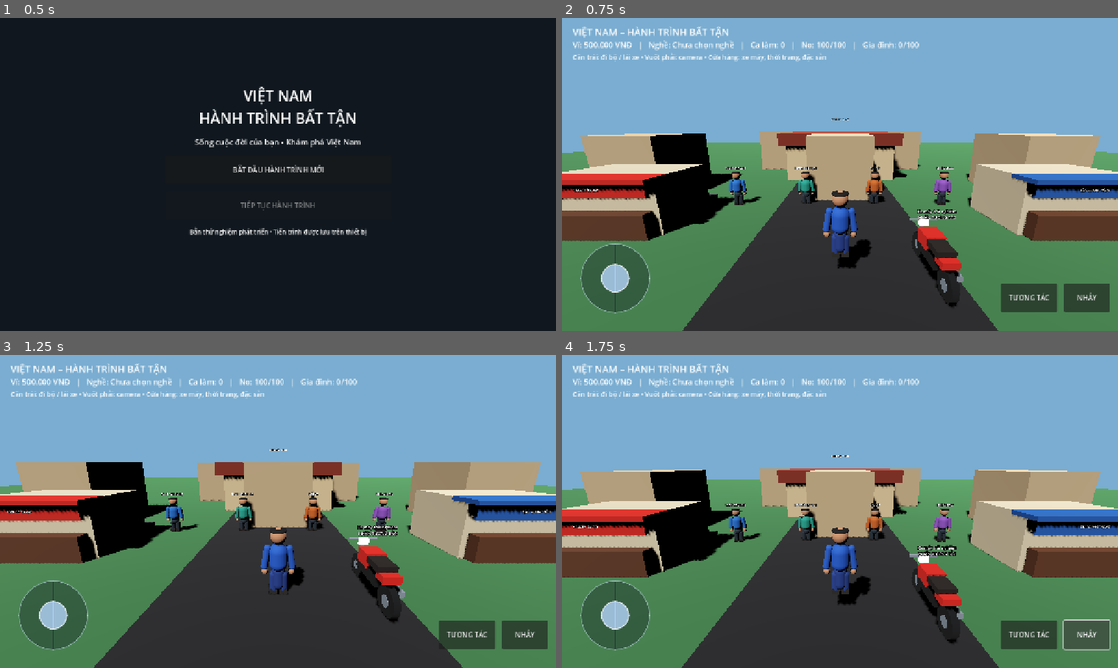
Above: before the commit, frames 1-4 (two rows, left to right).
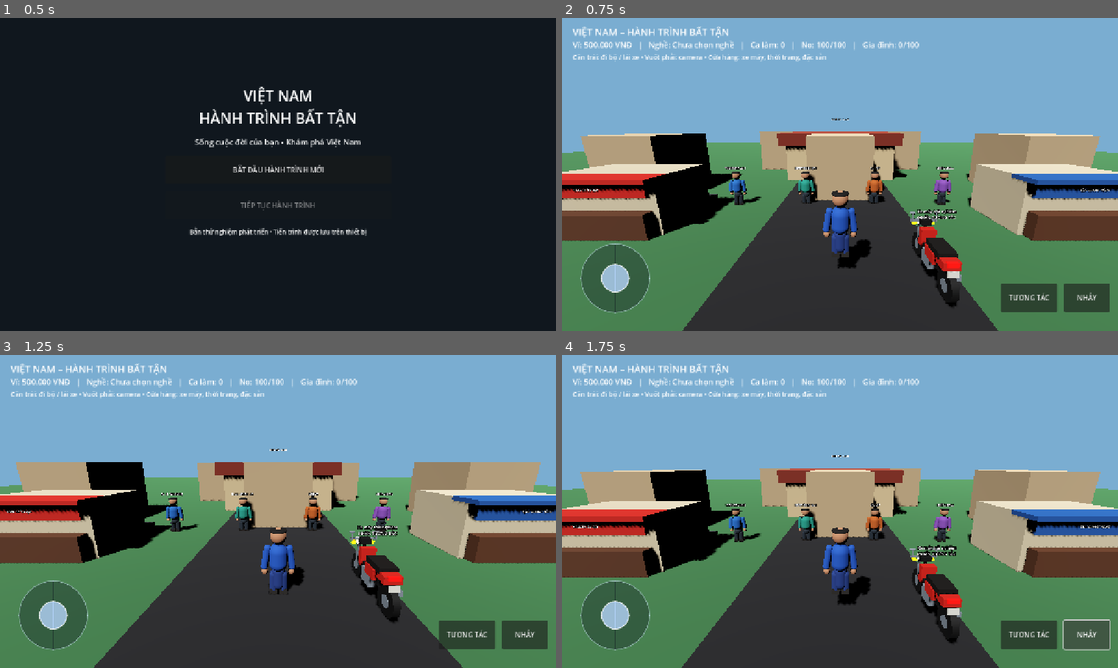
Above: after the commit, the same moments.

Repository: temu838655-dev/Vi-t-Nam-Du-L-ch
Game: Godot game, scene res://scenes/main.tscn
Two runs of this game, one before a commit and one after it. Both use one fixed random seed, a clock stepped at 60 frames per second and the inputs below.
Inputs:
- Up to frame 1 (0.5 s): no input
- Up to frame 2 (0.75 s): click "BẮT ĐẦU HÀNH TRÌNH MỚI" at 0.5 s
- Up to frame 3 (1.25 s): no input
- Up to frame 4 (1.75 s): click "NHẢY" at 1.25 s

Frame 1 is identical in both runs. In frame 2, 0.6% of the frame differs, in the area x 62-73%, y 61-92%; in frame 3, 0.6%; in frame 4, 0.6%.

Commit message:
Add distinct scooter underbone and sport motorcycle silhouettes

Diff:
--- a/Godot/scripts/motorbike.gd
+++ b/Godot/scripts/motorbike.gd
@@ -47,29 +47,74 @@
 		label.text = display_name + "\nNHẤN TƯƠNG TÁC"
 
 func _build_motorbike() -> void:
-	var red := _material(body_color)
-	var black := _material(Color(0.045, 0.05, 0.06))
+	var lower_name := display_name.to_lower()
+	var is_scooter := "vision" in lower_name or "air blade" in lower_name or "sh" in lower_name or "lead" in lower_name or "janus" in lower_name
+	var is_sport := "exciter" in lower_name
+	var paint := _material(body_color)
+	var black := _material(Color(0.035, 0.04, 0.045))
+	var rubber := _material(Color(0.018, 0.02, 0.022))
 	var metal := _material(Color(0.48, 0.52, 0.56))
-	var seat_material := _material(Color(0.12, 0.09, 0.08))
-	var light_material := _material(Color(1.0, 0.88, 0.52), true)
+	var seat_material := _material(Color(0.075, 0.06, 0.055))
+	var headlight := _material(Color(1.0, 0.9, 0.62), true)
+	var tail_light := _material(Color(0.9, 0.035, 0.025), true)
+	var signal_light := _material(Color(1.0, 0.48, 0.04), true)
 
-	_add_box("Khung xe", Vector3(0, 0.78, 0), Vector3(0.48, 0.34, 1.25), black)
-	_add_box("Bình xăng", Vector3(0, 1.12, -0.18), Vector3(0.58, 0.42, 0.62), red)
-	_add_box("Yên xe", Vector3(0, 1.18, 0.42), Vector3(0.52, 0.18, 0.72), seat_material)
-	_add_box("Đuôi xe", Vector3(0, 1.03, 0.82), Vector3(0.48, 0.2, 0.38), red)
-	_add_box("Đèn trước", Vector3(0, 1.35, -0.83), Vector3(0.32, 0.22, 0.12), light_material)
-	_add_box("Tay lái", Vector3(0, 1.42, -0.9), Vector3(0.92, 0.07, 0.08), metal)
-	_add_box("Phuộc trước", Vector3(0, 0.88, -0.95), Vector3(0.12, 0.76, 0.12), metal)
-	_add_box("Ống xả", Vector3(0.32, 0.58, 0.55), Vector3(0.16, 0.16, 0.78), metal)
-	_add_wheel("Bánh trước", Vector3(0, 0.43, -1.02), black, metal)
-	_add_wheel("Bánh sau", Vector3(0, 0.43, 0.95), black, metal)
+	_add_box("Khung sườn", Vector3(0, 0.78, 0), Vector3(0.34, 0.22, 1.42), black)
+	_add_box("Động cơ", Vector3(0, 0.61, 0.05), Vector3(0.48, 0.42, 0.52), metal)
+	_add_box("Yên xe", Vector3(0, 1.18, 0.42), Vector3(0.5, 0.17, 0.78), seat_material)
+	_add_box("Đuôi xe", Vector3(0, 1.05, 0.86), Vector3(0.46, 0.22, 0.38), paint)
+	_add_box("Đèn hậu", Vector3(0, 1.12, 1.06), Vector3(0.3, 0.12, 0.08), tail_light)
+	_add_box("Tay lái", Vector3(0, 1.43, -0.86), Vector3(0.88, 0.065, 0.08), metal)
+	_add_box("Cụm đồng hồ", Vector3(0, 1.43, -0.7), Vector3(0.32, 0.18, 0.24), black)
+	_add_box("Đèn pha", Vector3(0, 1.34, -0.98), Vector3(0.32, 0.22, 0.12), headlight)
+	_add_box("Phuộc trước trái", Vector3(-0.1, 0.88, -0.92), Vector3(0.07, 0.76, 0.1), metal)
+	_add_box("Phuộc trước phải", Vector3(0.1, 0.88, -0.92), Vector3(0.07, 0.76, 0.1), metal)
+	_add_box("Ống xả", Vector3(0.31, 0.58, 0.53), Vector3(0.14, 0.15, 0.74), metal)
 
-func _add_wheel(wheel_name: String, at: Vector3, tire_material: StandardMaterial3D, rim_material: StandardMaterial3D) -> void:
+	if is_scooter:
+		_add_box("Yếm trước xe tay ga", Vector3(0, 1.08, -0.56), Vector3(0.62, 0.78, 0.28), paint)
+		_add_box("Mặt nạ đầu xe", Vector3(0, 1.42, -0.82), Vector3(0.56, 0.42, 0.22), paint)
+		_add_box("Sàn để chân", Vector3(0, 0.76, -0.1), Vector3(0.58, 0.12, 0.82), black)
+		_add_box("Ốp hông trái", Vector3(-0.25, 0.91, 0.45), Vector3(0.12, 0.38, 0.72), paint)
+		_add_box("Ốp hông phải", Vector3(0.25, 0.91, 0.45), Vector3(0.12, 0.38, 0.72), paint)
+	elif is_sport:
+		_add_box("Bình xăng thể thao", Vector3(0, 1.25, -0.16), Vector3(0.58, 0.44, 0.66), paint)
+		_add_box("Dàn áo trái", Vector3(-0.29, 1.02, -0.28), Vector3(0.12, 0.52, 0.64), paint)
+		_add_box("Dàn áo phải", Vector3(0.29, 1.02, -0.28), Vector3(0.12, 0.52, 0.64), paint)
+		_add_box("Mỏ cày", Vector3(0, 0.63, -0.28), Vector3(0.52, 0.18, 0.58), black)
+	else:
+		_add_box("Yếm xe số", Vector3(0, 1.02, -0.46), Vector3(0.46, 0.56, 0.22), paint)
+		_add_box("Ốp hông trái", Vector3(-0.24, 0.94, 0.34), Vector3(0.1, 0.3, 0.52), paint)
+		_add_box("Ốp hông phải", Vector3(0.24, 0.94, 0.34), Vector3(0.1, 0.3, 0.52), paint)
+
+	_add_box("Xi nhan trái", Vector3(-0.3, 1.31, -0.88), Vector3(0.12, 0.1, 0.12), signal_light)
+	_add_box("Xi nhan phải", Vector3(0.3, 1.31, -0.88), Vector3(0.12, 0.1, 0.12), signal_light)
+	_add_mirror(Vector3(-0.39, 1.68, -0.83), metal)
+	_add_mirror(Vector3(0.39, 1.68, -0.83), metal)
+	_add_box("Biển số", Vector3(0, 0.88, 1.12), Vector3(0.28, 0.16, 0.035), _material(Color(0.92, 0.92, 0.88)))
+
+	var wheel_radius := 0.36 if is_scooter else 0.39
+	_add_wheel("Bánh trước", Vector3(0, 0.43, -1.02), wheel_radius, rubber, metal)
+	_add_wheel("Bánh sau", Vector3(0, 0.43, 0.95), wheel_radius, rubber, metal)
+
+func _add_mirror(at: Vector3, material: StandardMaterial3D) -> void:
+	_add_box("Cần gương", at + Vector3(0, -0.13, 0.03), Vector3(0.035, 0.28, 0.035), material)
+	var mirror := MeshInstance3D.new()
+	var mirror_mesh := SphereMesh.new()
+	mirror_mesh.radius = 0.11
+	mirror_mesh.height = 0.12
+	mirror.mesh = mirror_mesh
+	mirror.scale = Vector3(1.0, 0.7, 0.45)
+	mirror.position = at
+	mirror.material_override = material
+	add_child(mirror)
+
+func _add_wheel(wheel_name: String, at: Vector3, radius: float, tire_material: StandardMaterial3D, rim_material: StandardMaterial3D) -> void:
 	var wheel := MeshInstance3D.new()
 	wheel.name = wheel_name
 	var tire := CylinderMesh.new()
-	tire.top_radius = 0.4
-	tire.bottom_radius = 0.4
+	tire.top_radius = radius
+	tire.bottom_radius = radius
 	tire.height = 0.18
 	wheel.mesh = tire
 	wheel.material_override = tire_material
@@ -79,8 +124,8 @@
 
 	var hub := MeshInstance3D.new()
 	var hub_mesh := CylinderMesh.new()
-	hub_mesh.top_radius = 0.16
-	hub_mesh.bottom_radius = 0.16
+	hub_mesh.top_radius = radius * 0.42
+	hub_mesh.bottom_radius = radius * 0.42
 	hub_mesh.height = 0.2
 	hub.mesh = hub_mesh
 	hub.material_override = rim_material
@@ -101,6 +146,7 @@
 func _material(color: Color, emission: bool = false) -> StandardMaterial3D:
 	var material := StandardMaterial3D.new()
 	material.albedo_color = color
+	material.roughness = 0.72
 	if emission:
 		material.emission_enabled = true
 		material.emission = color
